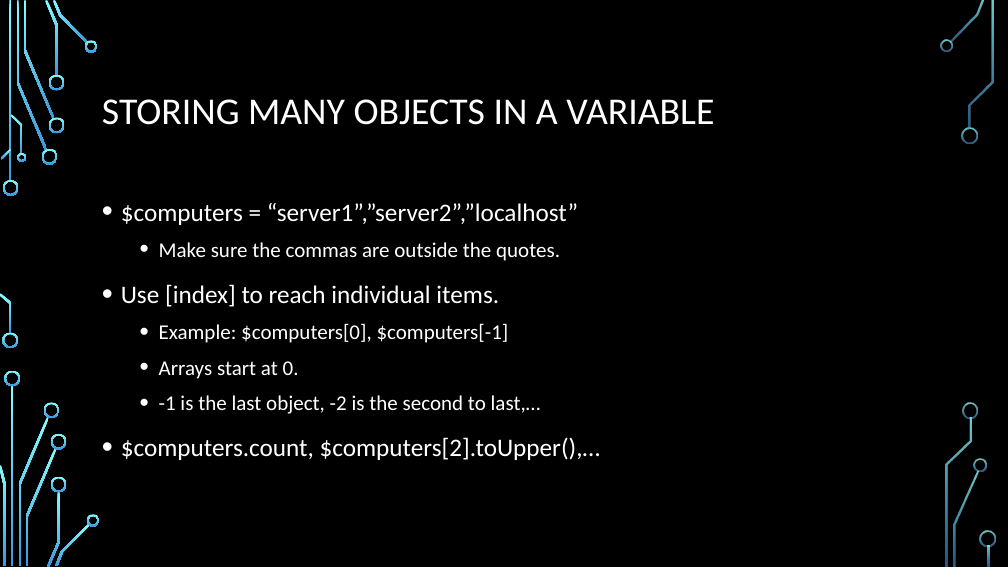
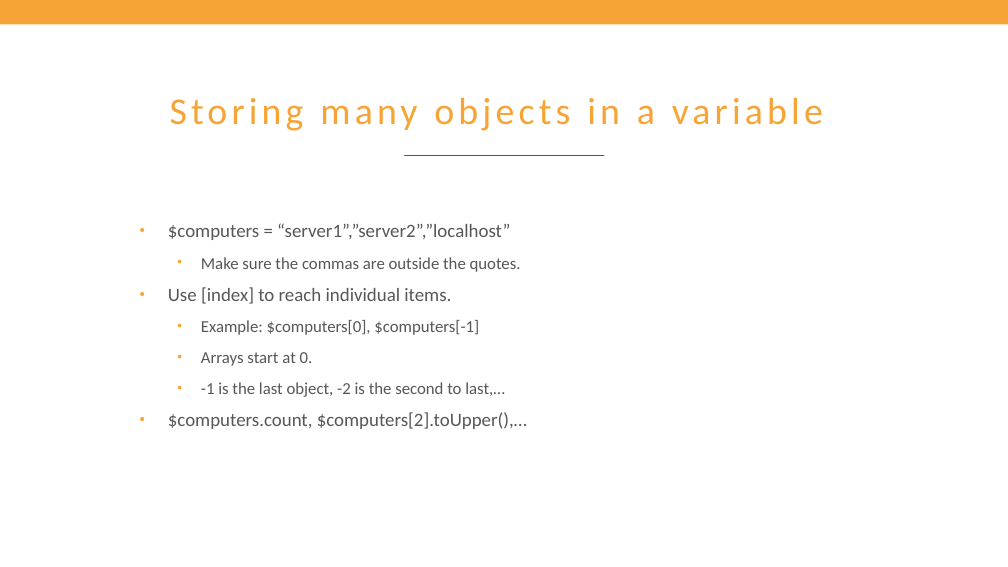
Before and after one commit to Matthias-vdE/Powershell-Course, a slide deck: slide 108 of 2019/Powershell course.pptx. Drawn at 1008x567 pixels with LibreOffice and Linux fonts; fonts in the diff are those of the drawing; background and template pictures are left out. Boxes give left, top, right and bottom in pixels: in the first picture for what was removed or moved away, otherwise in the second. Text is boxed around its words. In the diff, an @@ line names an element or a change of style, - is before the commit and + after.

Commit message:
Applied Axxes style

```diff
--- a/2019/Powershell course.pptx
+++ b/2019/Powershell course.pptx
@@ background picture (left out) to #FFFFFF @@
@@ rectangle added at bbox=[0, 0, 1008, 24], fill #F7A436 @@
@@ title at bbox=[355, 105, 373, 125]: text changed; text colour #FFFFFF to #F7A436 @@
-STORING MANY OBJECTS IN A VARIABLE
+Storing many objects in a variable
@@ line added from (405, 156) to (604, 156), #575756 0.75 pt @@
@@ text "$computers = “server1”,”server2”,”localhost”": place and size @@
-text "$computers = “server1”,”server2”,”localhost”" at bbox=[121, 203, 600, 460]
+text "$computers = “server1”,”server2”,”localhost”" at bbox=[168, 223, 527, 429]
@@ text "$computers = “server1”,”server2”,”localhost”" at bbox=[168, 223, 527, 429]: size 24 to 18 pt in "$computers = “server1”,”server2”,”localhost”", "Use [index] to reach individual items.", "$computers.count, $computers[2].toUpper(),…"; text colour #FFFFFF to #575756; size 20 to 16 pt in "Make sure the commas are outside the ...", "Example: $computers[0], $computers[-1]", "Arrays start at 0.", "-1 is the last object, -2 is ..."; indent changed; line spacing 1.2 to 1; more space between paragraphs @@
@@ group removed at bbox=[0, 0, 996, 567]: 33 freeform shapes, 3 rectangles @@
```
Also in this commit, not shown: 169 other slides changed.
